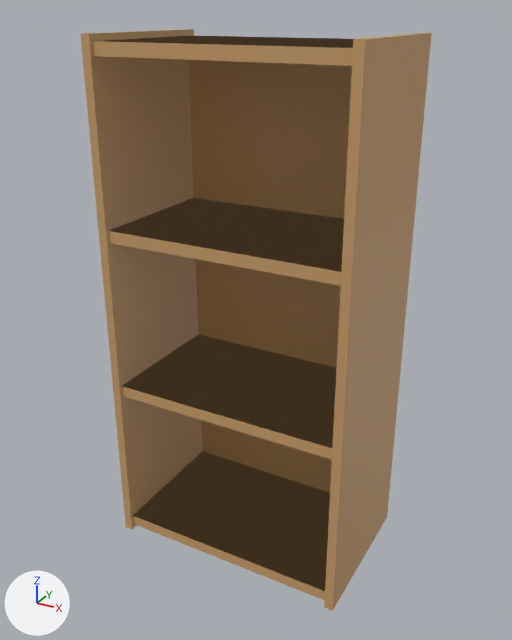
What one commit did to the glTF model packages/frontend/assets/room/objects/color-box/color-box.glb.
Both versions are drawn from a 50 mm lens placed at (0.53, -0.971, 0.913), pointed at (-0.001, -0.005, 0.43). Arrows for +X, +Y and +Z are at lower left; the lights stay in place. The older version comes first. Where no turn or scale is listed for an object, it has been applied to the vertices.

Before the edit, the objects in view are built like this:
```python
mat_material = principled_material('Material')
mat_material.base_color = (0.604, 0.353, 0.151)  # orange #cca06c
me_cube = bpy.data.meshes.new('Cube')
me_cube.from_pydata(...)  # a box spanning x -0.2..0.2, y -0.13..0.13, z 0.0..0.02; a box spanning x -0.2..0.2, y -0.13..0.13, z 0.28..0.3; a box spanning x -0.2..0.2, y -0.13..0.13, z 0.56..0.58; a box spanning x -0.2..0.2, y -0.13..0.13, z 0.84..0.86
me_cube.materials.append(mat_material)  # orange #cca06c
me_cube_002 = bpy.data.meshes.new('Cube.002')
me_cube_002.from_pydata(...)  # a box spanning x -0.215..-0.2, y -0.135..0.135, z 0.0..0.88; a box spanning x 0.2..0.215, y -0.135..0.135, z 0.0..0.88
me_cube_002.materials.append(mat_material)  # orange #cca06c
me_cube_003 = bpy.data.meshes.new('Cube.003')
me_cube_003.from_pydata(...)  # a box spanning x -0.2..0.2, y -0.005..0.005, z -0.43..0.39
me_cube_003.materials.append(mat_material)  # orange #cca06c
ob_back = bpy.data.objects.new('Back', me_cube_003)
ob_back.location = (0.0, 0.12, 0.46)
ob_shelf = bpy.data.objects.new('Shelf', me_cube)
ob_shelf.location = (0.0, 0.0, 0.01)
ob_side = bpy.data.objects.new('Side', me_cube_002)
ob_side.location = (0.0, 0.0, 0.0)
```
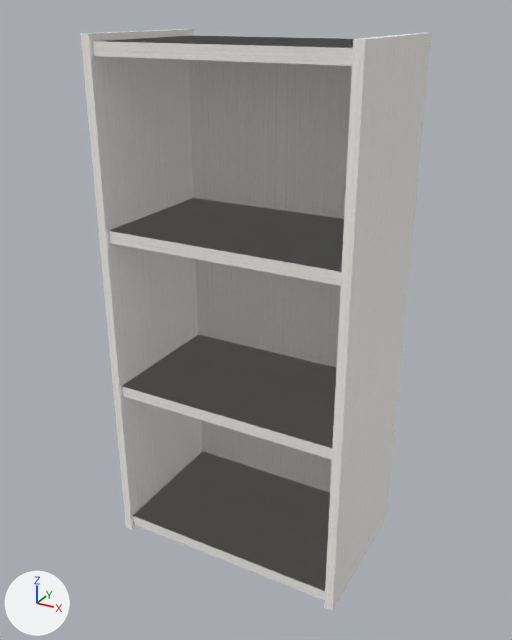
Where the newer file only moved an object's origin or applied its transform, the numbers keep the older frame.

Changed parts and their boxes [x1, y1, x2, y2] in the pictures (512 x 640 px):
'Side', surface changed (orange to grey): [80, 29, 432, 611] in both
'Shelf', surface changed (orange to grey): [92, 36, 353, 600] in both
'Back', surface changed (orange to grey): [188, 60, 352, 493] in both

The change, as a list of edits to the scene's bpy script:
```text
Add img_wood_normal:
    img_wood_normal = load_image('wood-normal', '_unpacked/wood-normal', 256, 256, 'Non-Color')
Add img_wood:
    img_wood = load_image('wood', '_unpacked/wood', 256, 256, 'sRGB')
Change mat_material:
    where n0 = _N.new('ShaderNodeBsdfPrincipled'); n0.name = 'Principled BSDF'
    remove n0.inputs[0].default_value = (0.604, 0.353, 0.151, 1.0)  # 'Base Color', orange #cca06c
    add n2 = _N.new('ShaderNodeTexImage'); n2.name = 'Image Texture'
    add n2.image = img_wood
    add n2.extension = 'MIRROR'
    add n3 = _N.new('ShaderNodeNormalMap'); n3.name = 'Normal Map'
    add n3.uv_map = 'UVMap'
    add n3.inputs[0].default_value = 0.5  # 'Strength'
    add n4 = _N.new('ShaderNodeTexImage'); n4.name = 'Image Texture.001'
    add n4.image = img_wood_normal
    add _L.new(n2.outputs[0], n0.inputs[0])  # 'Color' to 'Base Color'
    add _L.new(n3.outputs[0], n0.inputs[5])  # 'Normal' to 'Normal'
    add _L.new(n4.outputs[0], n3.inputs[1])  # 'Color' to 'Color'
```
